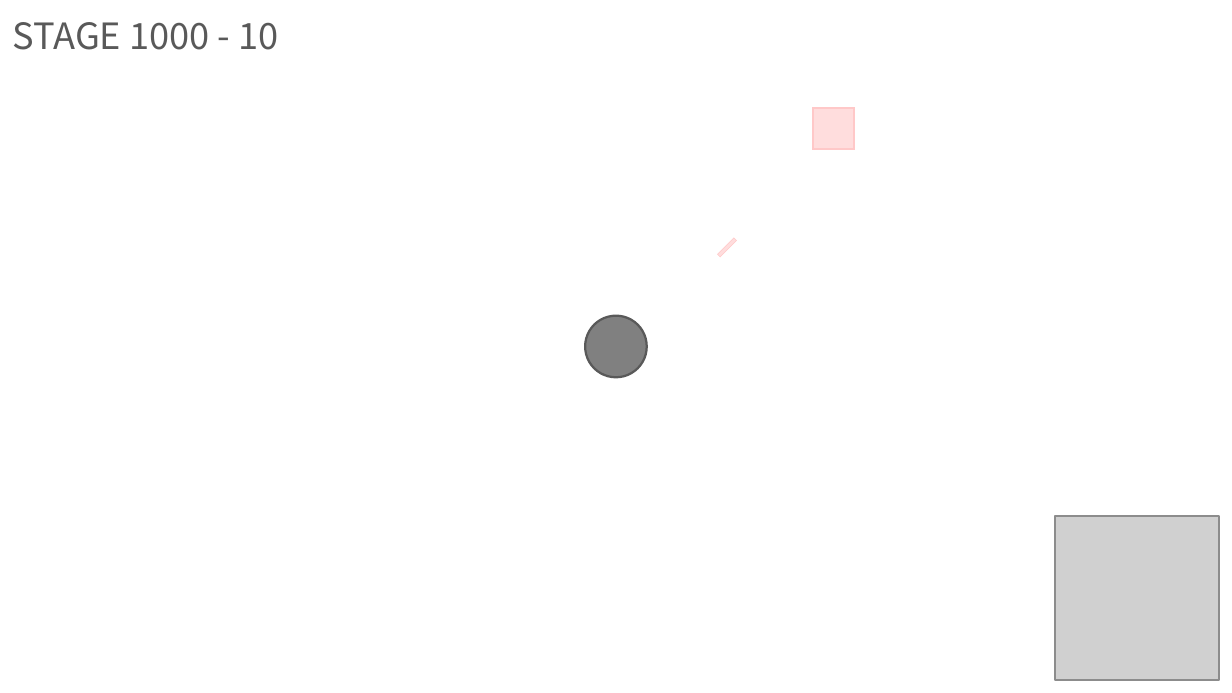
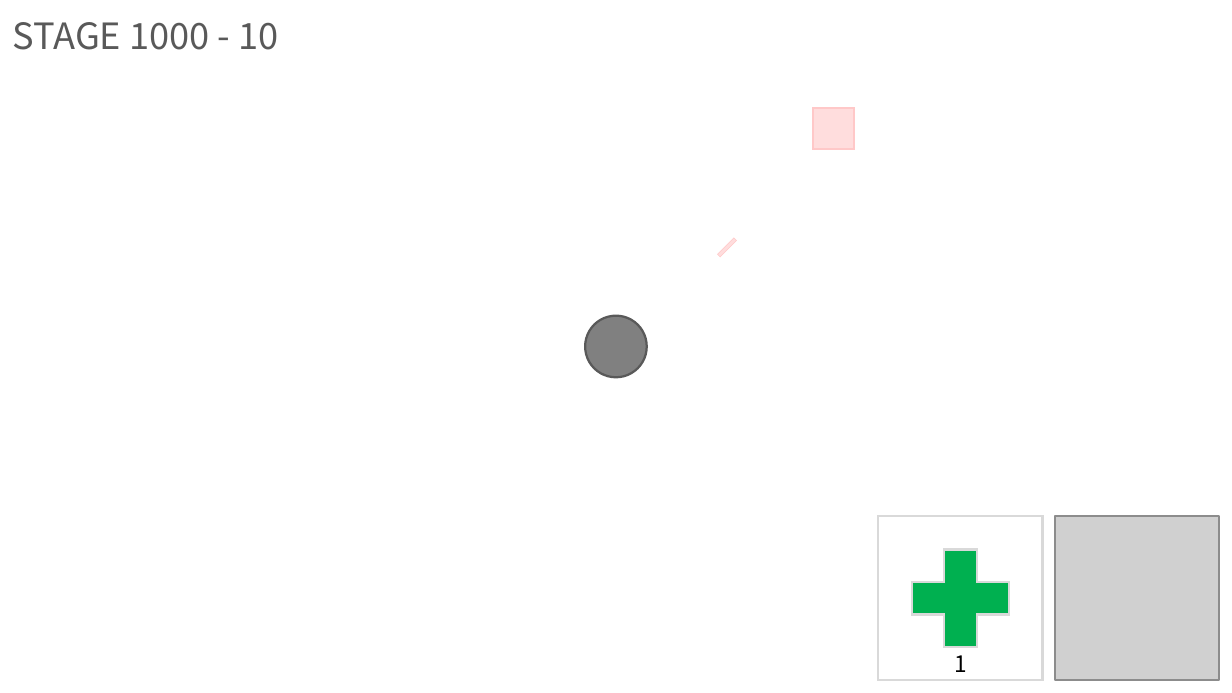
Before and after one commit to Sero-Github/ProjectP, a slide deck: slide 7 of Game Design Documents/UXUI/InGame_SYSTEM_LOCALE.pptm. Drawn at 1232x693 pixels with LibreOffice and Linux fonts; fonts in the diff are those of the drawing; grey boxes stand for pictures. Boxes give left, top, right and bottom in pixels: in the first picture for what was removed or moved away, otherwise in the second. Text is boxed around its words. In the diff, an @@ line names an element or a change of style, - is before the commit and + after.

```diff
--- a/Game Design Documents/UXUI/InGame_SYSTEM_LOCALE.pptm
+++ b/Game Design Documents/UXUI/InGame_SYSTEM_LOCALE.pptm
@@ rectangle added at <box>878,517,1043,681</box>, fill #FFFFFF, outline #D9D9D9 1 pt @@
@@ plus added at <box>911,549,1009,647</box>, fill #00B050, outline #D9D9D9 1 pt @@
@@ rectangle added at <box>895,652,1025,676</box>, fill #FFFFFF, 10 pt, text #000000 @@
+1
```
Also in this commit, not shown: 1 other slide changed, 2 other files.
